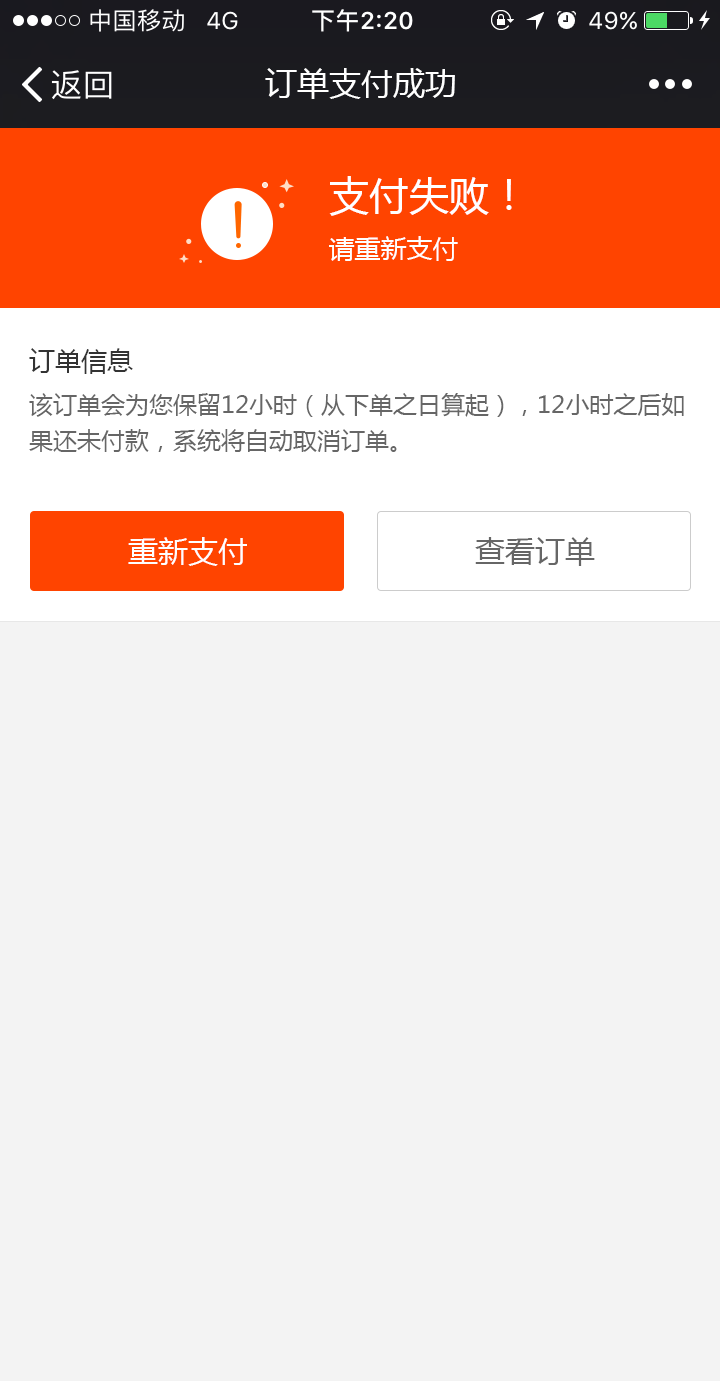
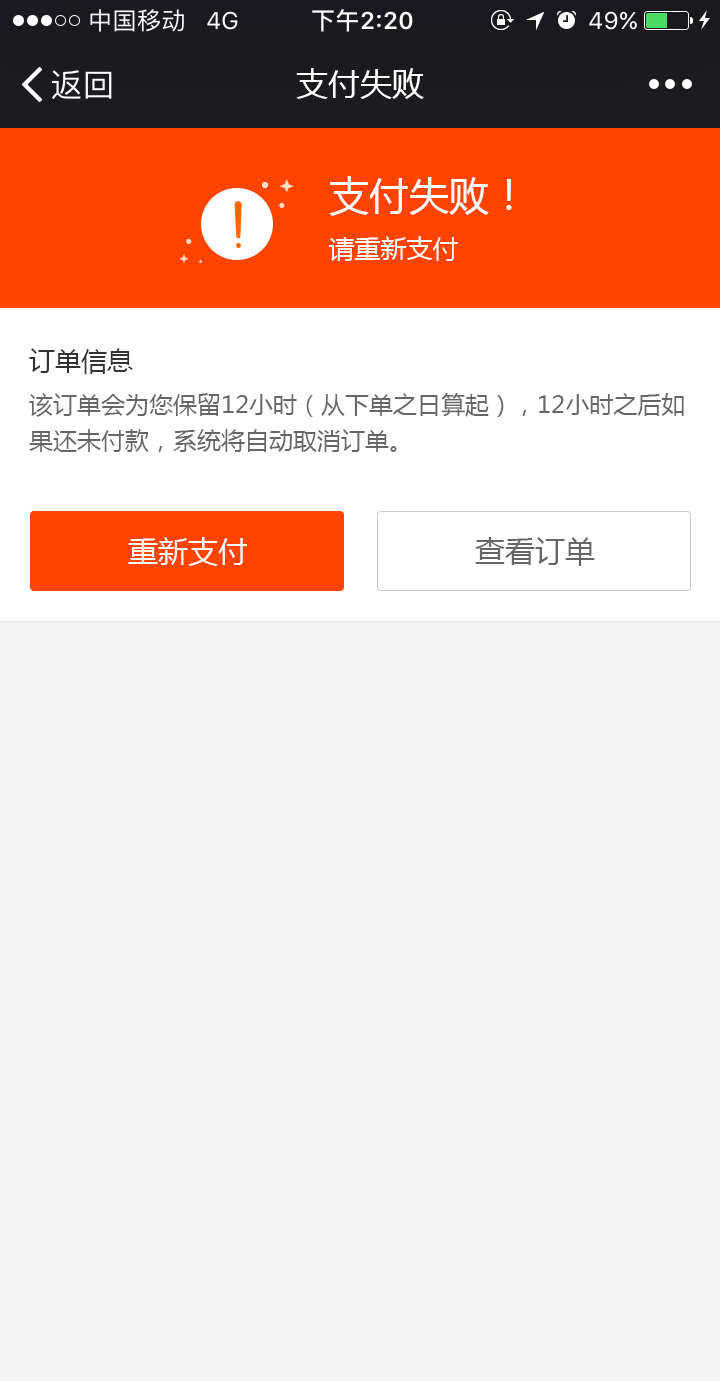
Revision of a layered 720×1381 image; what changed, layer by layer:
renamed "订单支付成功" to "支付失败", painted on it over [265, 68, 455, 99]
